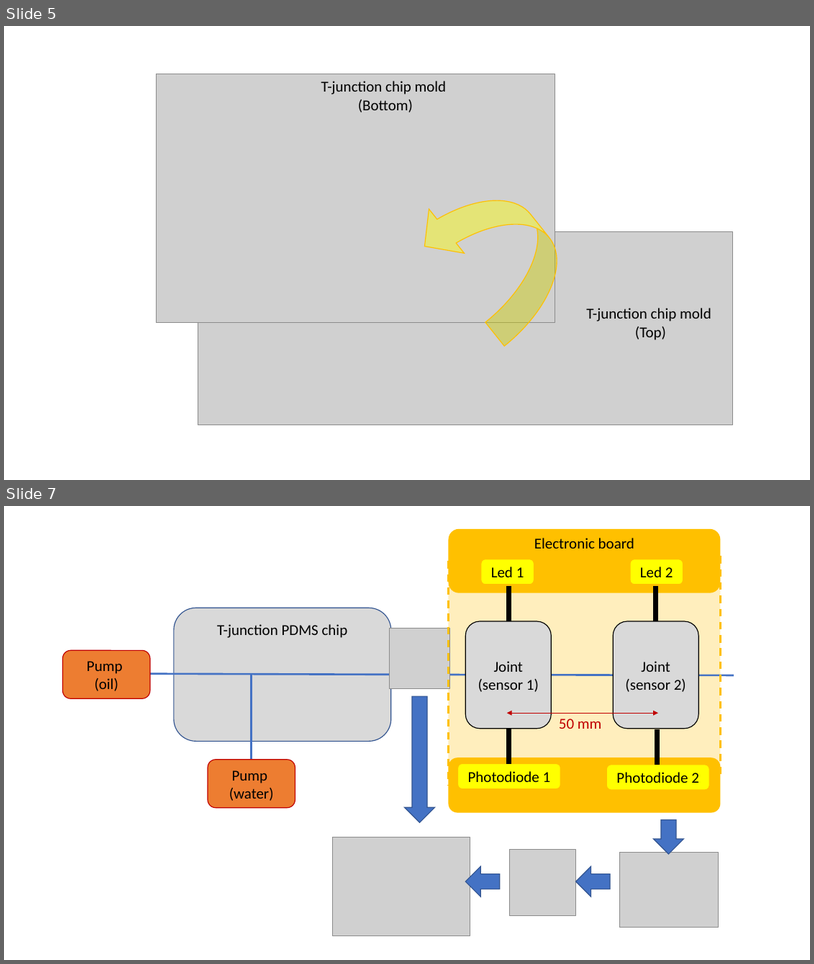
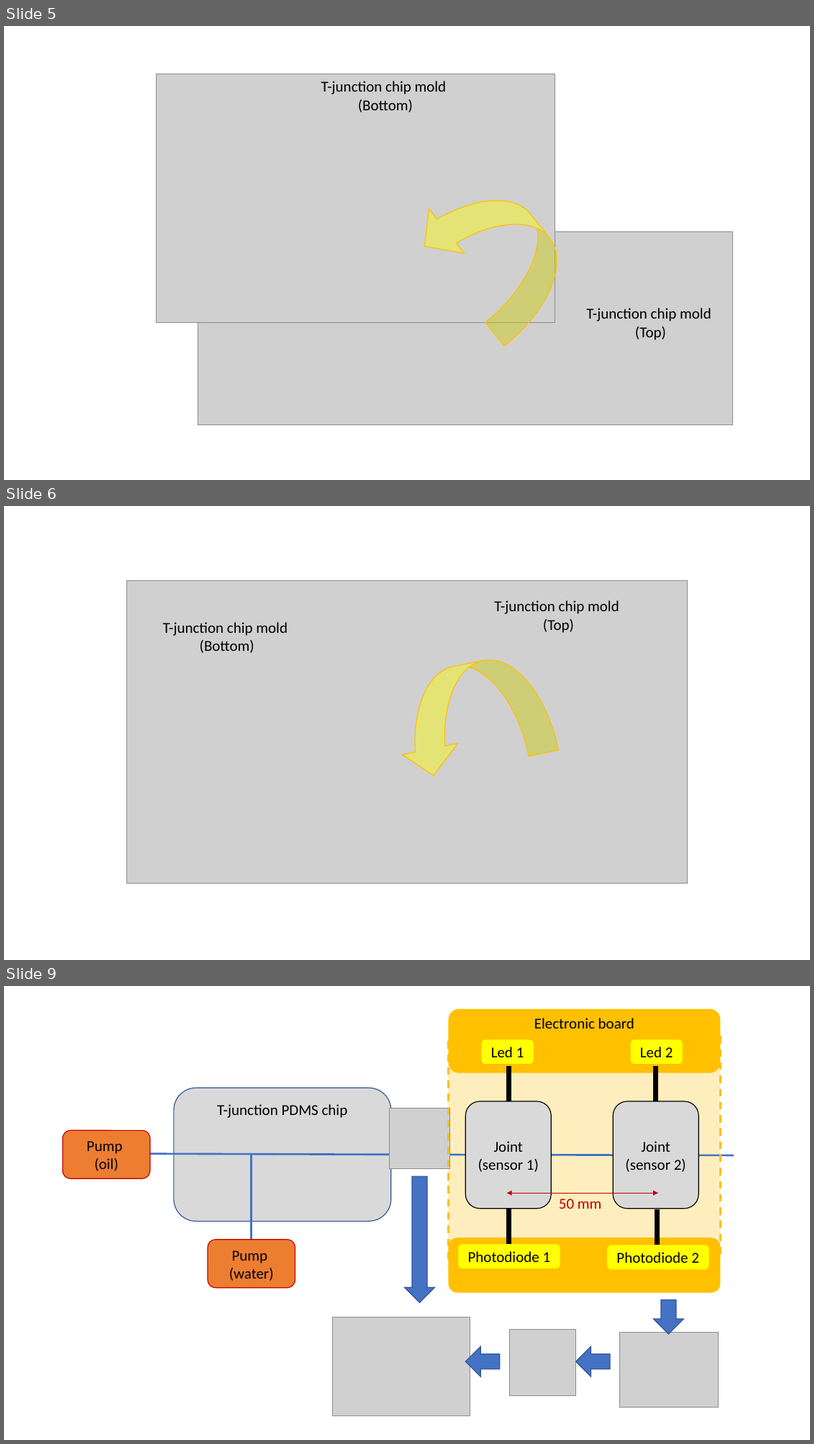
Before and after one commit to AlessandroLovo/T-junction, a slide deck: Report/Figures.pptx. Shown one above the other, each under a label of ours: slides 5 and 7 before the commit, slides 5, 6 and 9 after it; the slides between them are not shown. The pictures are 814x964 and 814x1444 pixels, drawn with LibreOffice and Linux fonts; fonts in the diff are those of the drawing; grey boxes stand for pictures. Boxes give left, top, right and bottom in pixels: in the first picture for what was removed or moved away, otherwise in the second. Text is boxed around its words. In the diff, an @@ line names an element or a change of style, - is before the commit and + after.

```diff
--- a/Report/Figures.pptx
+++ b/Report/Figures.pptx
@@ slide 6 added at (4,506,810,960), background #FFFFFF @@
@@ picture added at (126,580,687,883) @@
@@ text added at (494,600,620,633), 18 pt, text #000000 @@
+T-junction chip mold
+(Top)
@@ text added at (163,622,288,653), 18 pt, text #000000 @@
+T-junction chip mold
+(Bottom)
@@ curved down arrow added at (386,649,559,781), fill #FFFF00 at 43% opacity, outline #FFC000 1 pt @@
@@ what was slide 7 is now slide 9 @@
```
Also in this commit, not shown: 1 slide changed, 1 other slide added, 14 other files.
